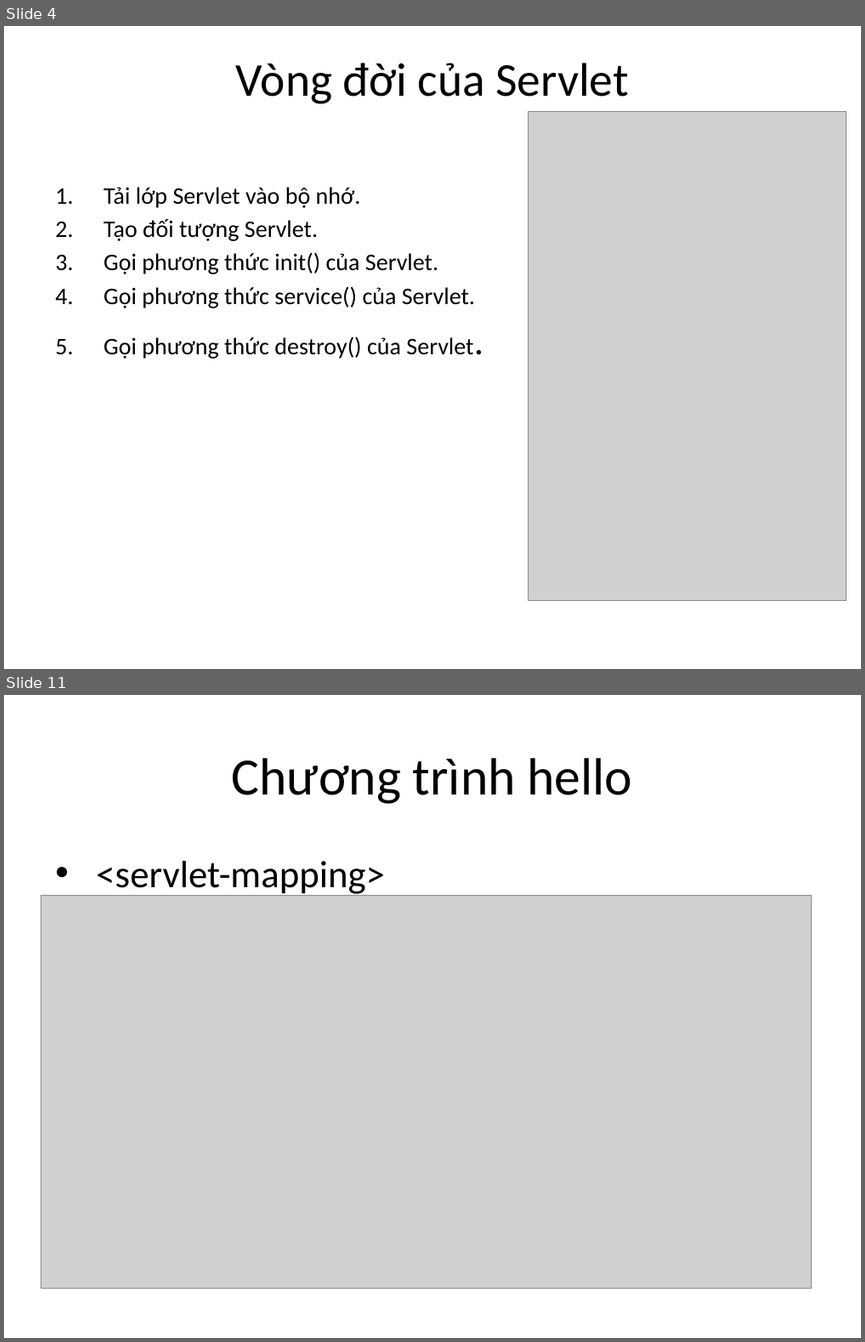
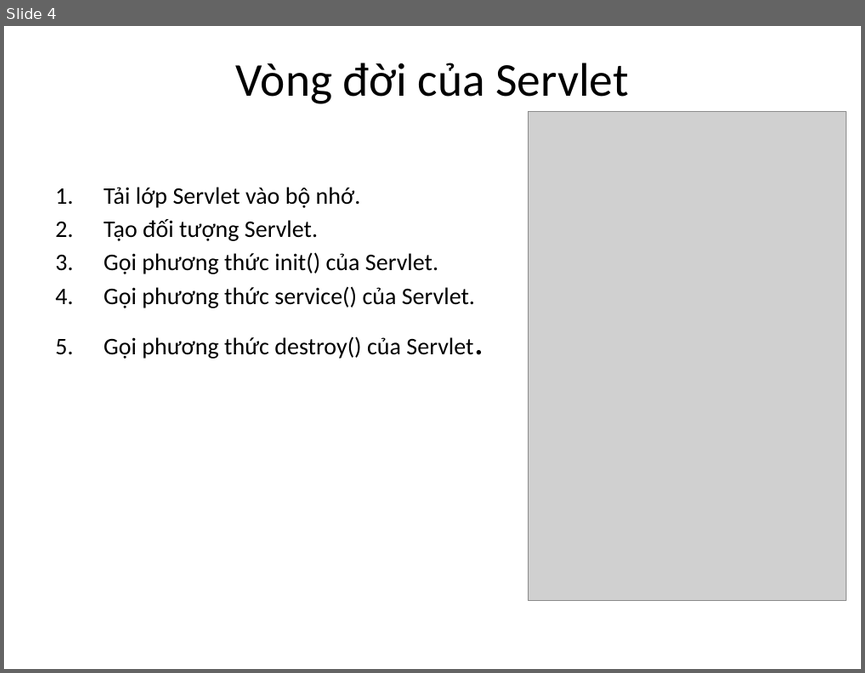
Before and after one commit to daihieptn97/JSP, a slide deck: .Tai lieu/Servlet.pptx. Shown one above the other, each under a label of ours: slides 4 and 11 before the commit, slide 4 after it; the slides between them are not shown. The pictures are 865x1342 and 865x673 pixels, drawn with LibreOffice and Linux fonts; fonts in the diff are those of the drawing; grey boxes stand for pictures. Boxes give left, top, right and bottom in pixels: in the first picture for what was removed or moved away, otherwise in the second. Text is boxed around its words. In the diff, an @@ line names an element or a change of style, - is before the commit and + after.

```diff
--- a/.Tai lieu/Servlet.pptx
+++ b/.Tai lieu/Servlet.pptx
@@ slide 11 removed at [4,695,861,1338], background #FFFFFF @@
@@ title removed at [232,758,633,804] @@
-Chương trình hello
@@ text removed at [96,861,385,897] @@
-• <servlet-mapping>
@@ picture removed at [41,895,811,1287] @@
```
Also in this commit, not shown: 6 other slides removed, 32 other files.
